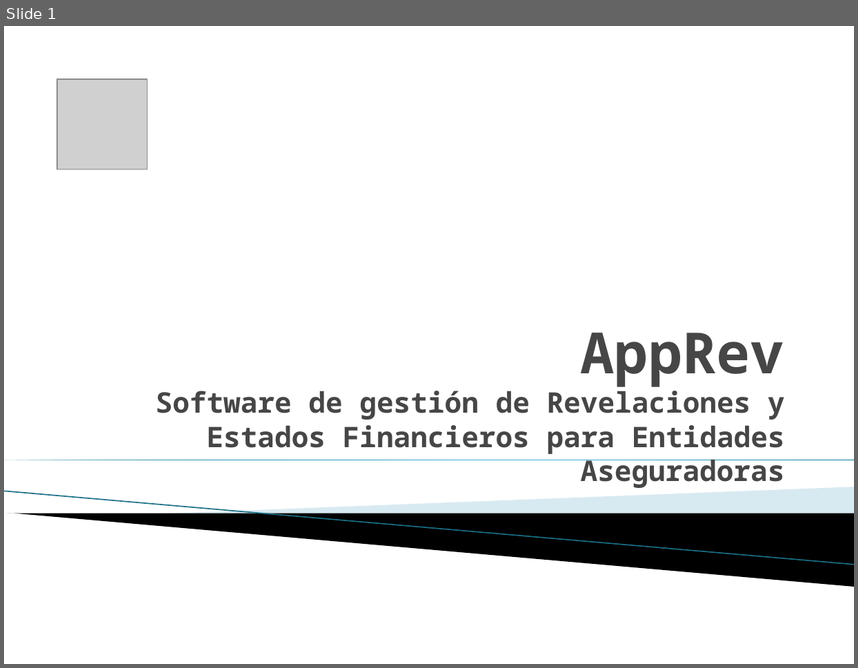
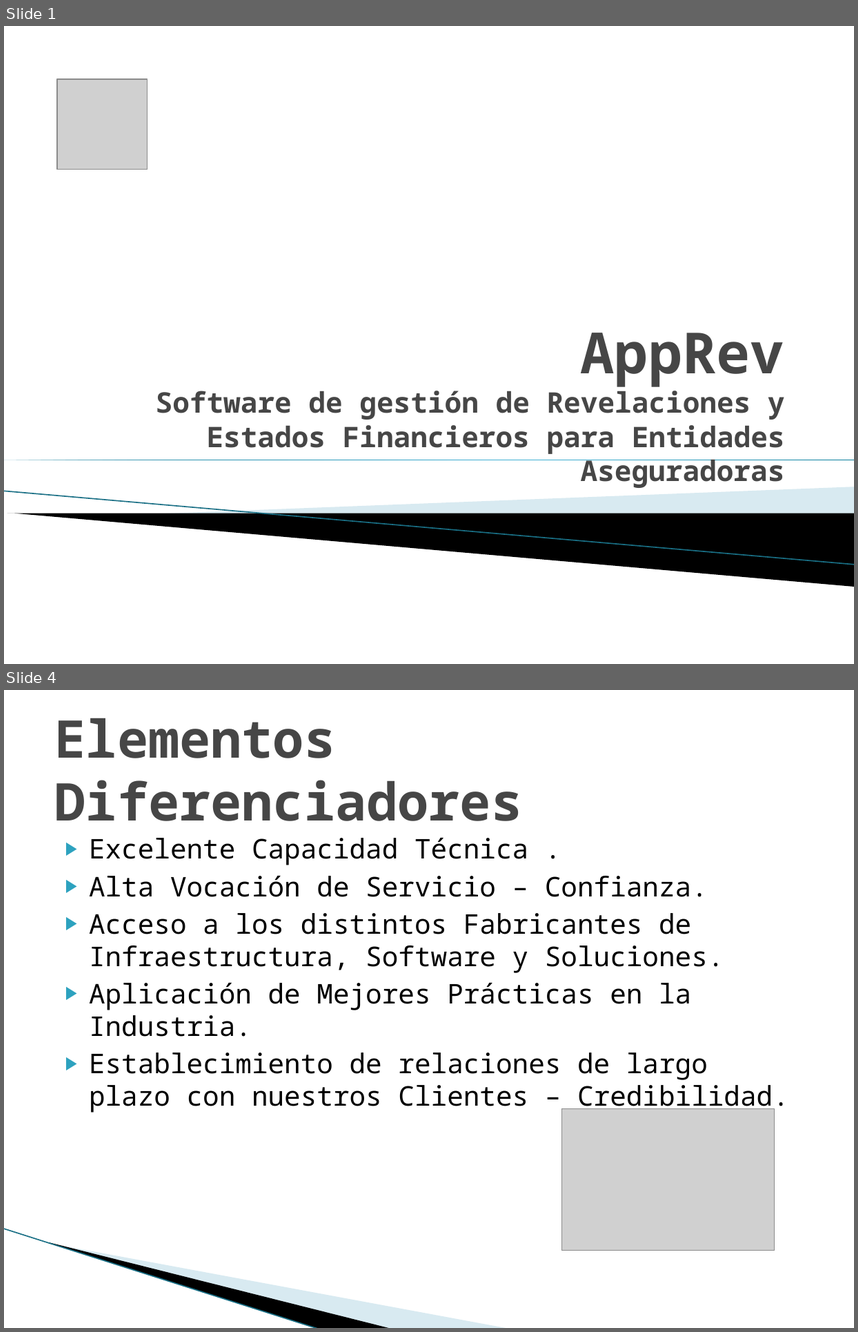
Before and after one commit to vicky1404/rev-ii, a slide deck: docs/comercial/brochure.pptx. Shown one above the other, each under a label of ours: slide 1 before the commit, slides 1 and 4 after it; the slides between them are not shown. The pictures are 858x668 and 858x1332 pixels, drawn with LibreOffice and Linux fonts; fonts in the diff are those of the drawing; grey boxes stand for pictures; background and template pictures are left out. Boxes give left, top, right and bottom in pixels: in the first picture for what was removed or moved away, otherwise in the second. Text is boxed around its words. In the diff, an @@ line names an element or a change of style, - is before the commit and + after.

```diff
--- a/docs/comercial/brochure.pptx
+++ b/docs/comercial/brochure.pptx
@@ slide 4 added at (4,690,854,1328), background #FFFFFF @@
@@ title added at (55,718,523,821), 44 pt, text #464646, bold @@
+Elementos Diferenciadores
@@ text added at (89,838,789,1114), 23 pt, text #000000 @@
+▶ Excelente Capacidad Técnica .
+▶ Alta Vocación de Servicio – Confianza.
+▶ Acceso a los distintos Fabricantes de Infraestructura, Software y Soluciones.
+▶ Aplicación de Mejores Prácticas en la Industria.
+▶ Establecimiento de relaciones de largo plazo con nuestros Clientes – Credibilidad.
@@ picture added at (562,1108,774,1250) @@
@@ freeform shape added at (70,1155,424,1290), fill #A0CBDC at 40% opacity @@
@@ freeform shape added at (4,1228,352,1306), fill #000000 @@
@@ line added from (4, 1228) to (319, 1328), #97C5D8 0.95 pt @@
```
Also in this commit, not shown: 4 slides changed, 7 other slides added.
